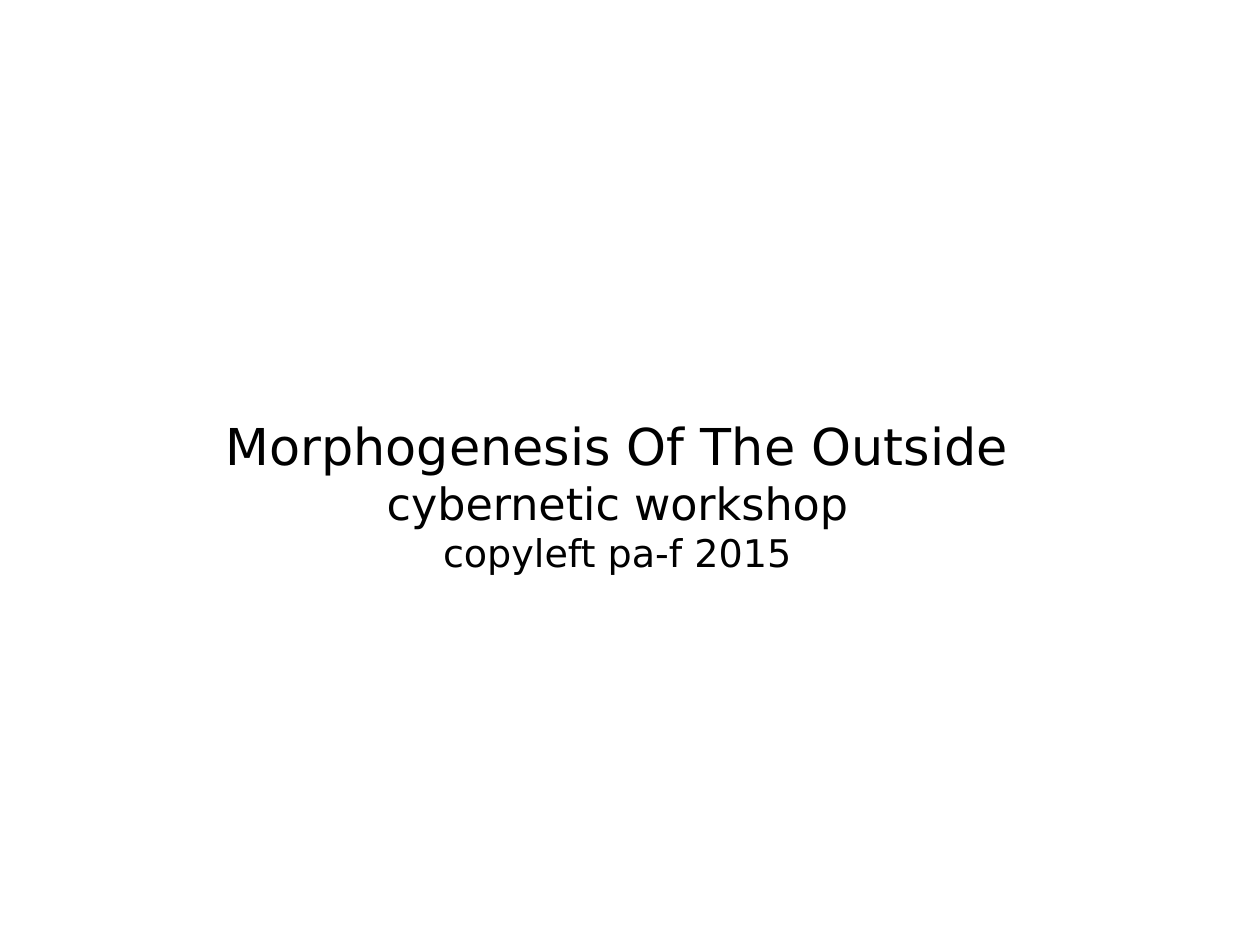
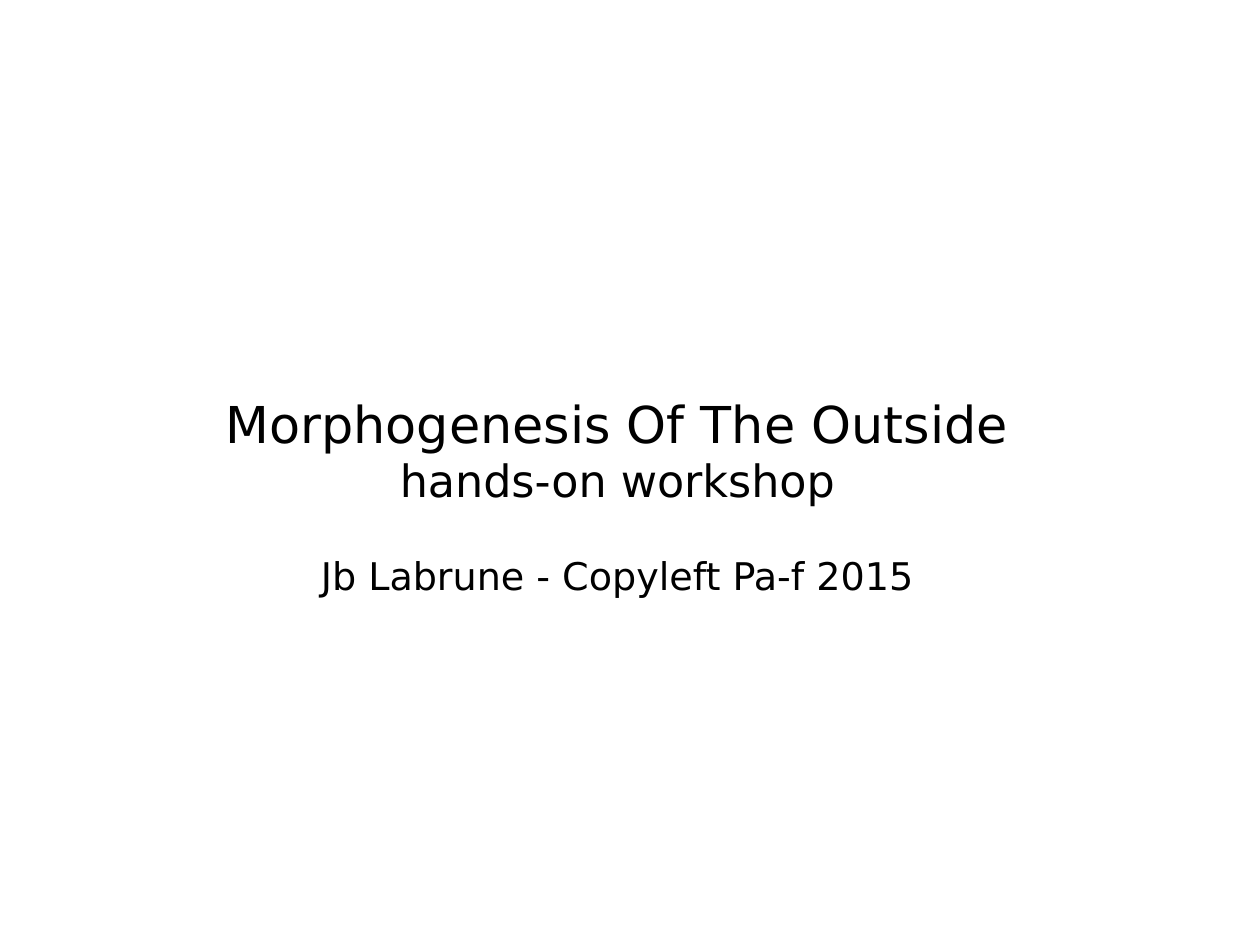
Before and after one commit to jeanbaptiste/paf, a slide deck: slide 1 of summer2015/workshop/moto.workshop.odp. Drawn at 1260x945 pixels with LibreOffice and Linux fonts; fonts in the diff are those of the drawing. Boxes give left, top, right and bottom in pixels: in the first picture for what was removed or moved away, otherwise in the second. Text is boxed around its words. In the diff, an @@ line names an element or a change of style, - is before the commit and + after.

Commit message:
presentation of the workshop, added recursion, ethnomathematics, ron eglash moto odt added dazzling, canadian digital camouflage

```diff
--- a/summer2015/workshop/moto.workshop.odp
+++ b/summer2015/workshop/moto.workshop.odp
@@ subtitle at bbox=[321, 463, 913, 598]: text changed; size 28 to 24 pt @@
-cybernetic workshop
-copyleft pa-f 2015
+hands-on workshop
+Jb Labrune - Copyleft Pa-f 2015
```
Also in this commit, not shown: 1 other slide changed, 2 slides added, 3 other files.
